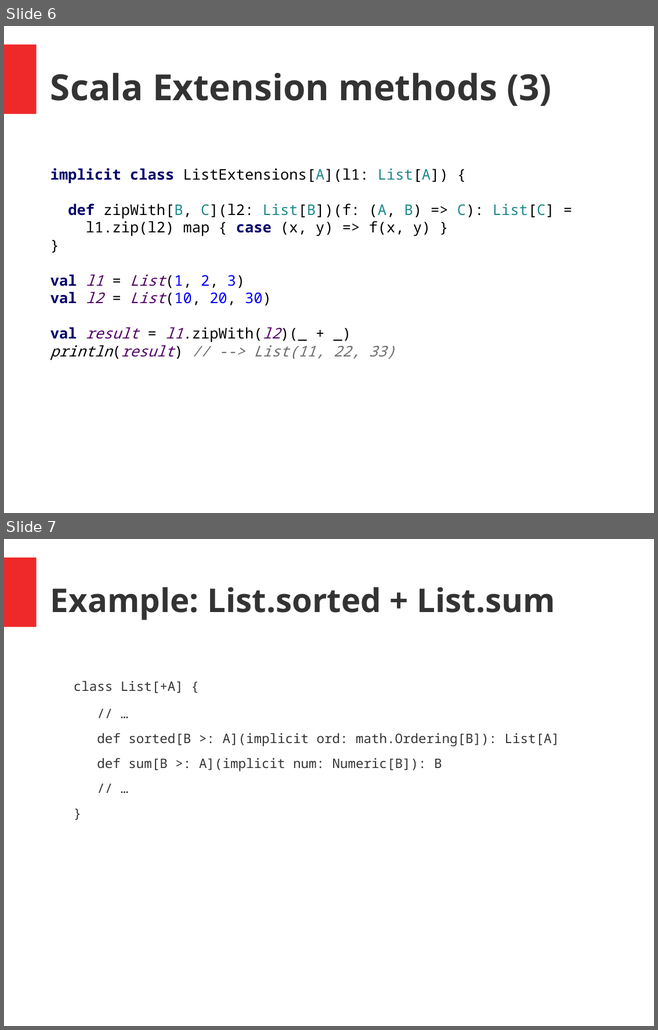
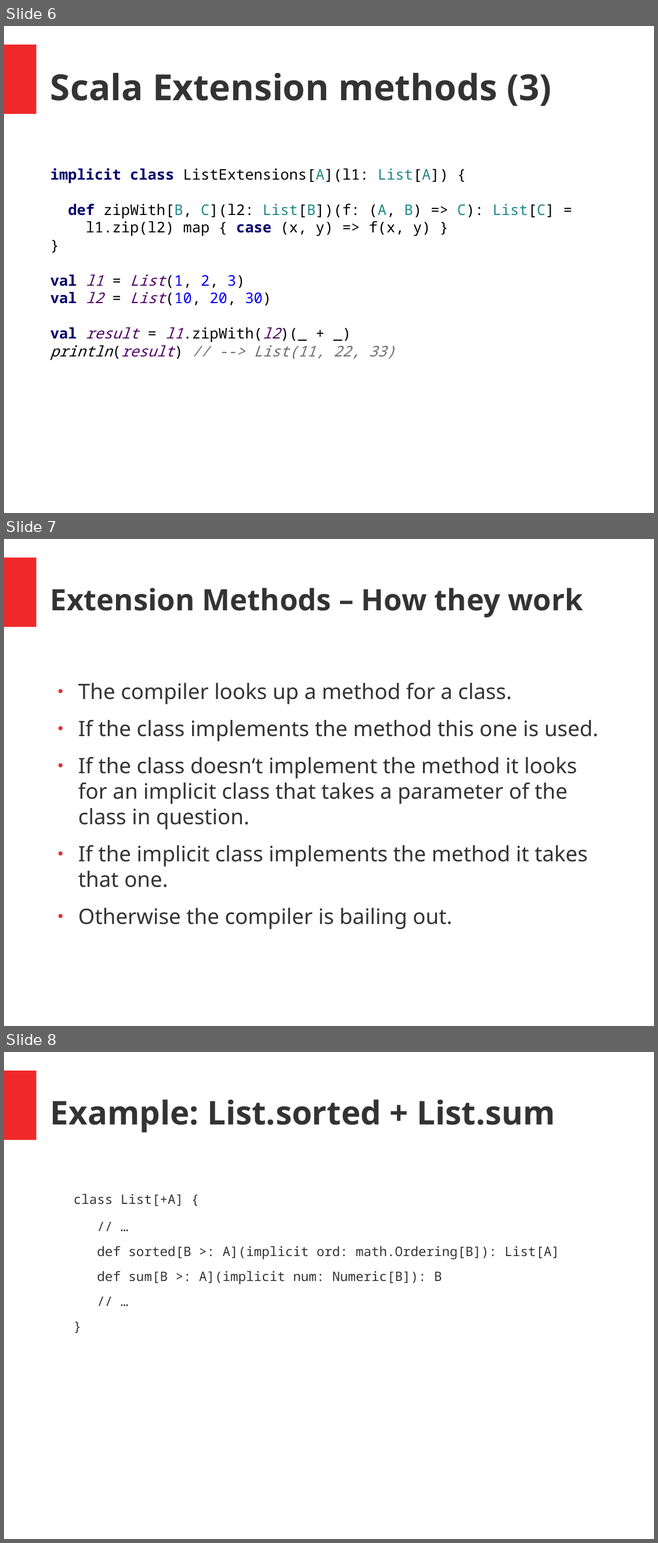
Before and after one commit to hermannhueck/typeclasses, a slide deck: Slides/TypeClasses.pptx. Shown one above the other, each under a label of ours: slides 6 and 7 before the commit, slides 6, 7 and 8 after it. The pictures are 658x1030 and 658x1543 pixels, drawn with LibreOffice and Linux fonts; fonts in the diff are those of the drawing. Boxes give left, top, right and bottom in pixels: in the first picture for what was removed or moved away, otherwise in the second. Text is boxed around its words. In the diff, an @@ line names an element or a change of style, - is before the commit and + after.

```diff
--- a/Slides/TypeClasses.pptx
+++ b/Slides/TypeClasses.pptx
@@ slide 7 added at (4, 539, 654, 1026), background #FFFFFF; not listed: 1 template element that a slide beside it also shows @@
@@ text added at (50, 588, 582, 617), 36 pt, text #333333, bold @@
+Extension Methods – How they work
@@ text added at (78, 683, 598, 929), 26 pt, text #333333 @@
+● The compiler looks up a method for a class.
+● If the class implements the method this one is used.
+● If the class doesn‘t implement the method it looks for an implicit class that takes a parameter of the class in question.
+● If the implicit class implements the method it takes that one.
+● Otherwise the compiler is bailing out.
@@ what was slide 7 is now slide 8 @@
```
Also in this commit, not shown: 3 slides changed, 1 other file.
